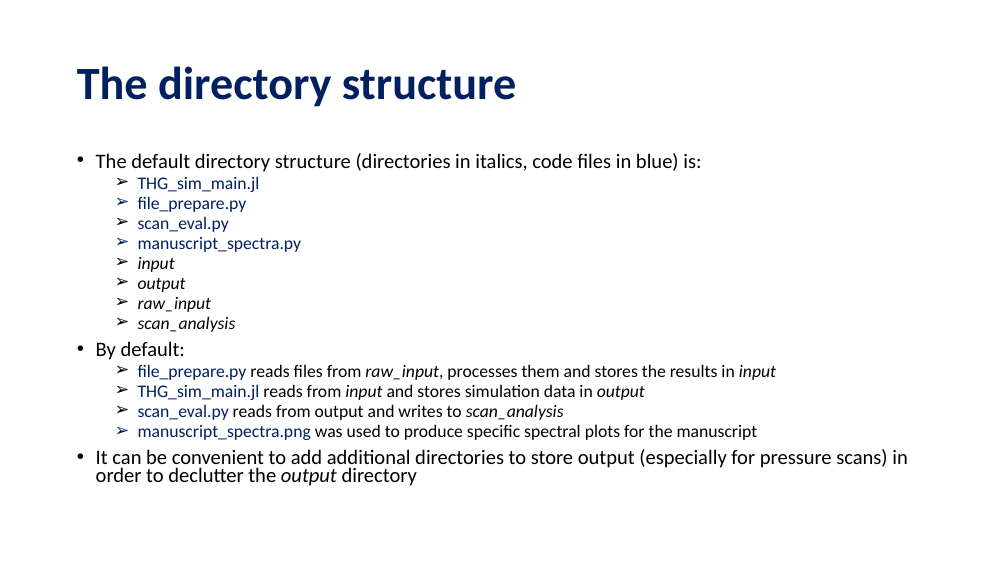
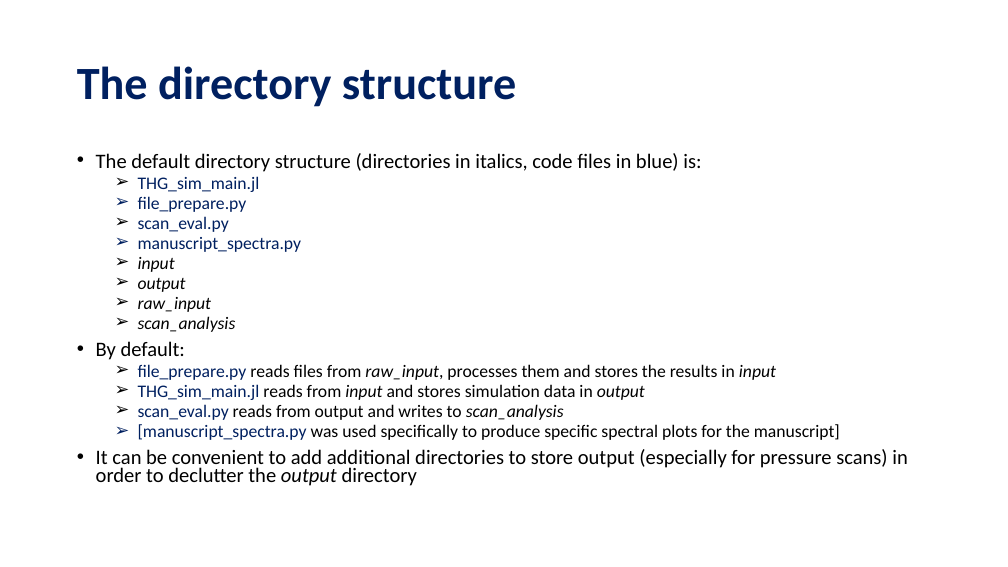
Before and after one commit to david-f-amorim/Simulating-THG-of-few-femtosecond-pulses-in-a-noble-gas-, a slide deck: slide 4 of presentations/DESY - Code Handover.pptx. Drawn at 1008x567 pixels with LibreOffice and Linux fonts; fonts in the diff are those of the drawing. Boxes give left, top, right and bottom in pixels: in the first picture for what was removed or moved away, otherwise in the second. Text is boxed around its words. In the diff, an @@ line names an element or a change of style, - is before the commit and + after.

```diff
--- a/presentations/DESY - Code Handover.pptx
+++ b/presentations/DESY - Code Handover.pptx
@@ text at bbox=[138, 424, 840, 440]: text changed @@
-  ➢ manuscript_spectra.png was used to produce specific spectral plots for the manuscript
+  ➢ [manuscript_spectra.py was used specifically to produce specific spectral plots for the manuscript]
```
Also in this commit, not shown: 4 other slides changed, 2 slides added, 8 other files.
